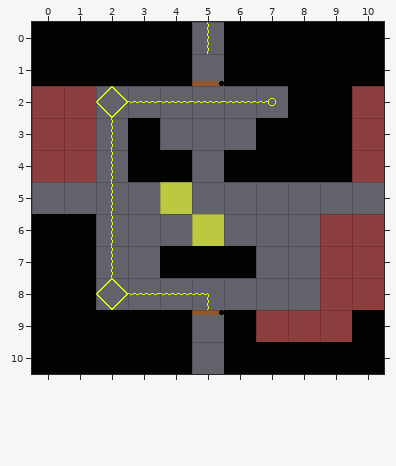
Tiled map (JSON) -- Assets/Level_Editor/TileMap/Room_5.tmj. Above, as it was before the edit.
Cells are 32x32 px. Shown: x 0..10, y 0..10.
After the commit:
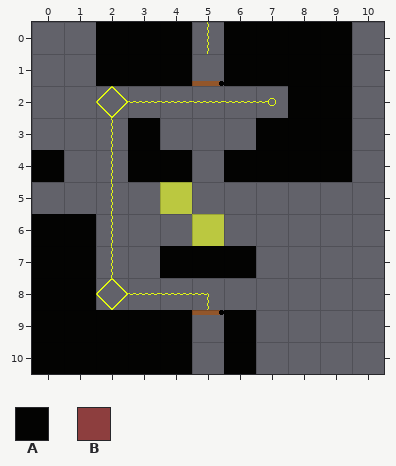
Key: from "tileSet": A 33, B 34.
_ is an empty cell.
Tiles replaced or removed in this view: A, B.
Difference:
Changed rows in their new state; . is an unchanged cell.
Layer "Blocks":
first column x 0:
 0 __........_
 1 __........_
 2 __........_
 3 __........_
 4 A_........_
 6 .........__
 7 .........__
 8 .........__
 9 .......____
10 .......____
